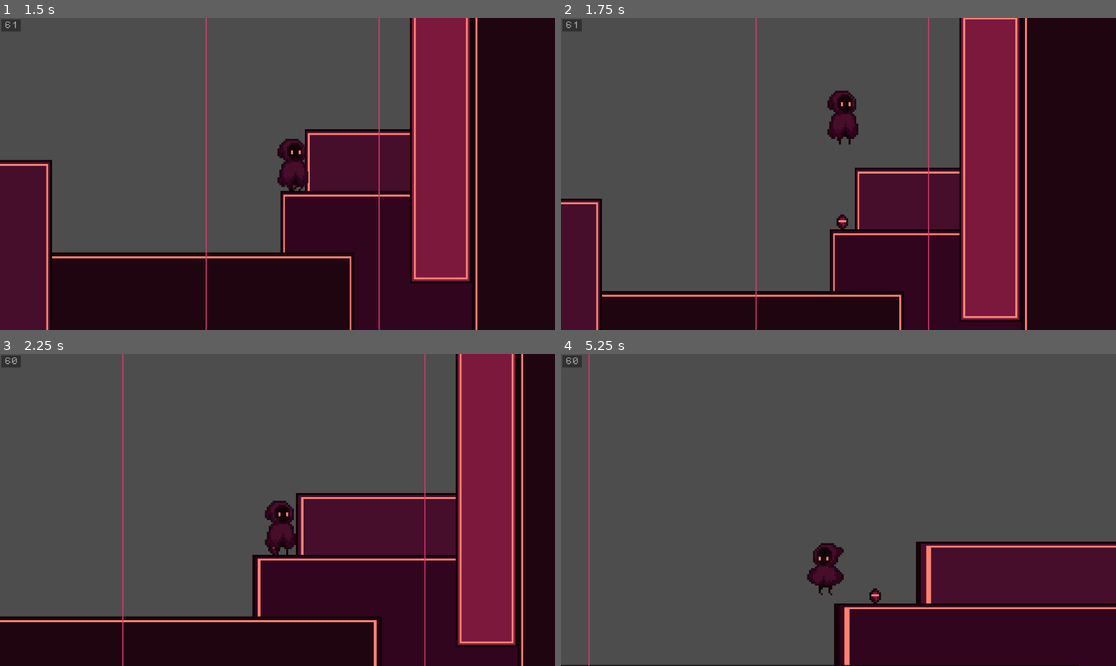
Above: before the commit, frames 1-4 (two rows, left to right).
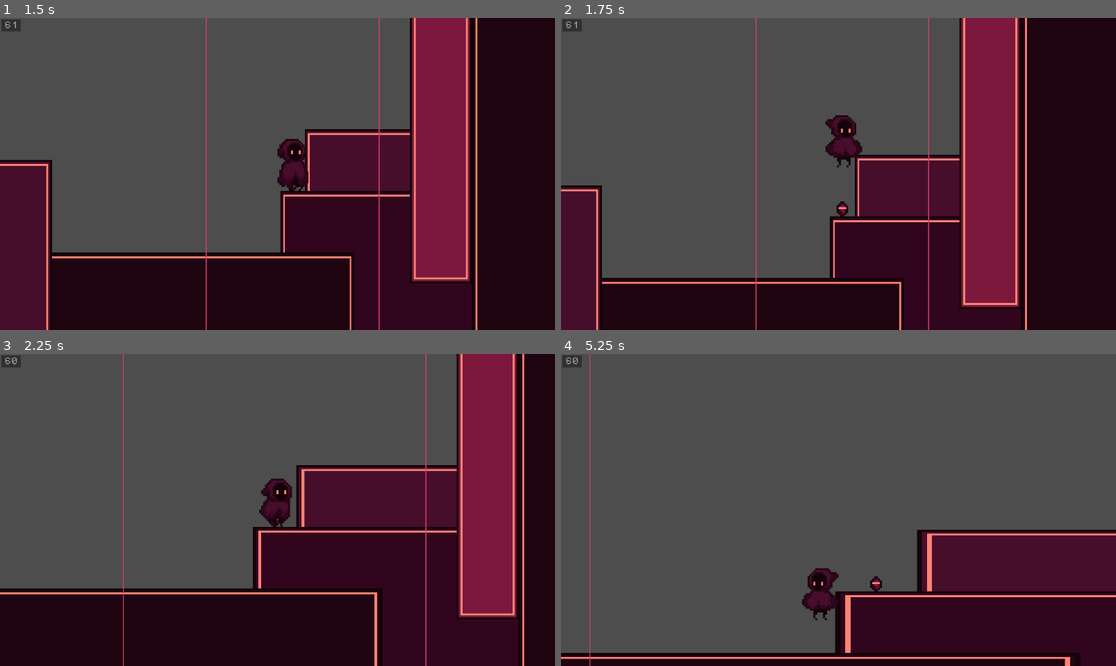
Above: after the commit, the same moments.

Repository: SuperDuperOrganisationsname/gmtk2024
Game: Godot game, scene res://scenes/game.tscn
Same seed, same stepped clock (60 frames per second), same inputs: the game is played once before the commit and once after it.
Inputs:
- Up to frame 1 (1.5 s): hold D (move_right) 0.53-1.28 s; tap J (attack) at 0.6 s; tap Space (jump) at 0.77 s; hold S (down, bound only after the commit) from 1.28 s (still down); tap H (shrink) at 1.35 s
- Up to frame 2 (1.75 s): keep holding S (down, bound only after the commit); tap Space (jump) at 1.52 s
- Up to frame 3 (2.25 s): release S (down, bound only after the commit) at 2.03 s; hold D (move_right) from 2.03 s (still down); hold L (strech) from 2.03 s (still down)
- Up to frame 4 (5.25 s): release L (strech) at 2.78 s; tap / (swap_scale_mode) at 2.85 s; tap Space (jump) at 3.02, 3.77, 4.52 s; release D (move_right) at 3.53 s; hold K (throw) 3.53-4.28 s; hold A (move_left) 3.53-5.03 s; tap R (toggle_scale_item) at 4.35 s; hold S (down, bound only after the commit) from 5.03 s (still down); tap U (undo_scale) at 5.1 s

Frame 1 is identical in both runs. In frame 2, 6.1% of the frame differs, in the area x 0-83%, y 0-98%; in frame 3, 14%, in the area x 0-95%, y 0-100%; in frame 4, 7.9%.

Commit message:
added basic fastfalling

Diff:
--- a/project.godot
+++ b/project.godot
@@ -72,6 +72,11 @@
 "events": [Object(InputEventKey,"resource_local_to_scene":false,"resource_name":"","device":-1,"window_id":0,"alt_press …(192 unchanged characters)…
 ]
 }
+down={
+"deadzone": 0.5,
+"events": [Object(InputEventKey,"resource_local_to_scene":false,"resource_name":"","device":-1,"window_id":0,"alt_pressed":false,"shift_pressed":false,"ctrl_pressed":false,"meta_pressed":false,"pressed":false,"keycode":0,"physical_keycode":83,"key_label":0,"unicode":115,"location":0,"echo":false,"script":null)
+]
+}
 
 [rendering]
 
--- a/scripts/player.gd
+++ b/scripts/player.gd
@@ -12,6 +12,7 @@
 var last_direction = 1
 # Get the gravity from the project settings to be synced with RigidBody nodes.
 var gravity = ProjectSettings.get_setting("physics/2d/default_gravity")
+var gravity_multiplier: float = 1.0
 var indicator_rotation = 0
 
 # checks if the last frame was in the air, to detect when you land
@@ -41,7 +42,11 @@
 	var throw_pressed = Input.is_action_pressed("throw", true)
 	# Add the gravity.
 	if not is_on_floor():
-		velocity.y += gravity * delta
+		if Input.is_action_pressed("down"):
+			gravity_multiplier = 2.0
+		else:
+			gravity_multiplier = 1.0
+		velocity.y += gravity * delta * gravity_multiplier
 	else:
 		coyote_timer.start(coyote_time)
 		velocity.y = 0
Not shown: 1 places in scenes/player.tscn that only renumber resources
